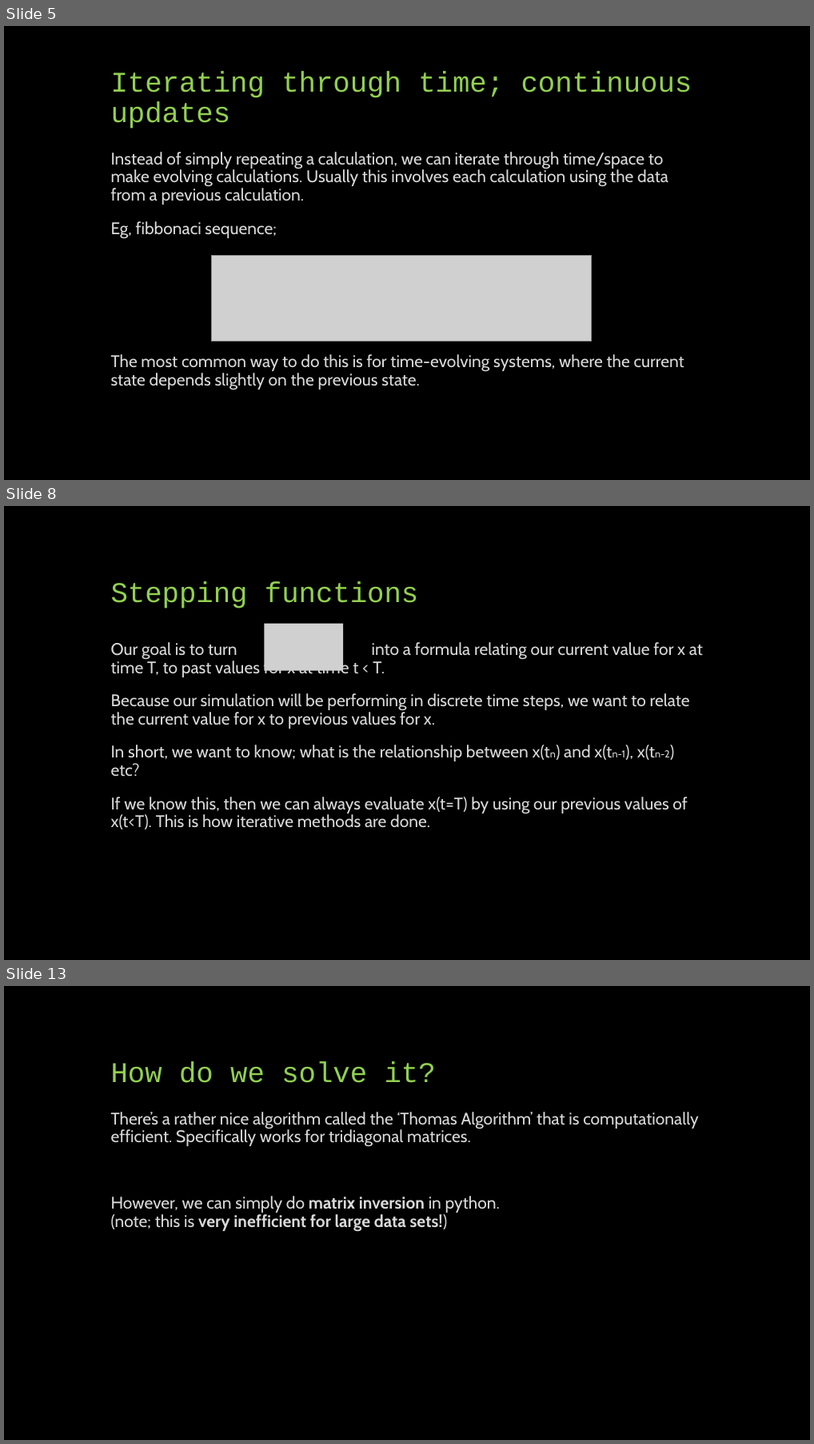
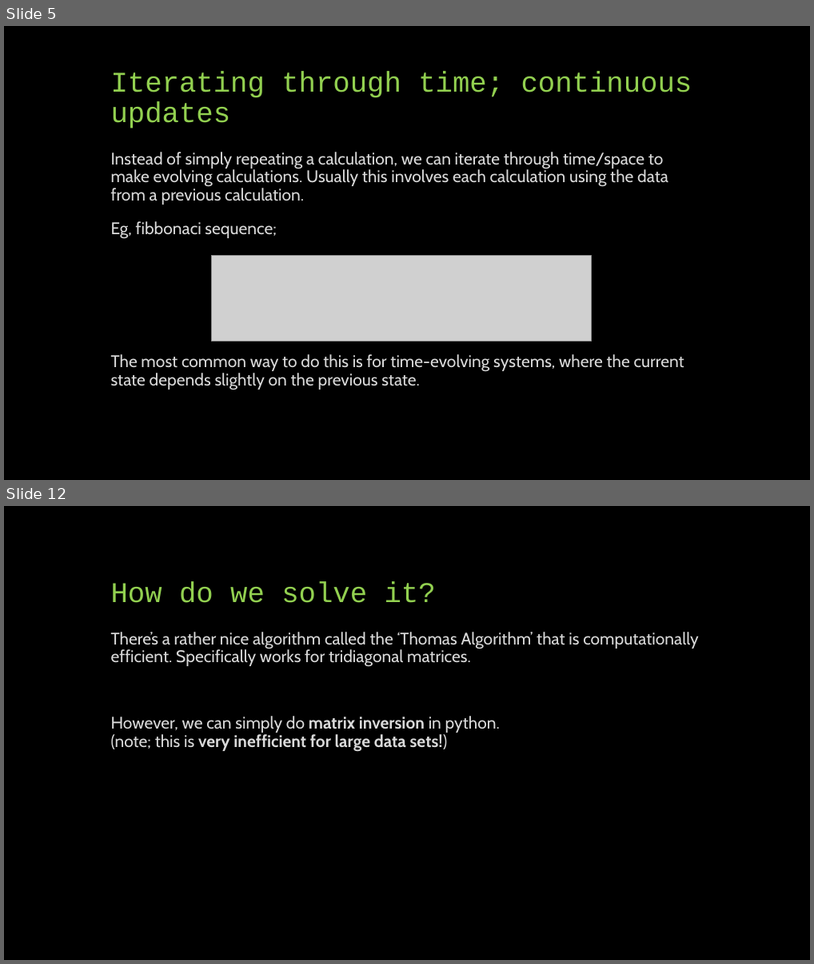
Before and after one commit to phys3112/Tutorials-with-Matt, a slide deck: Tutorial 5 Iterative methods.pptx. Shown one above the other, each under a label of ours: slides 5, 8 and 13 before the commit, slides 5 and 12 after it; the slides between them are not shown. The pictures are 814x1444 and 814x964 pixels, drawn with LibreOffice and Linux fonts; fonts in the diff are those of the drawing; grey boxes stand for pictures. Boxes give left, top, right and bottom in pixels: in the first picture for what was removed or moved away, otherwise in the second. Text is boxed around its words. In the diff, an @@ line names an element or a change of style, - is before the commit and + after.

```diff
--- a/Tutorial 5 Iterative methods.pptx
+++ b/Tutorial 5 Iterative methods.pptx
@@ slide 8 removed at bbox=[4, 506, 810, 960], background #000000 @@
@@ title removed at bbox=[111, 582, 418, 608] @@
-Stepping functions
@@ picture removed at bbox=[264, 624, 343, 671] @@
@@ text removed at bbox=[111, 642, 703, 829] @@
-Our goal is to turn into a formula relating our current value for x at time T, to past values for x at time t < T.
-Because our simulation will be performing in discrete time steps, we want to relate the current value for x to previous values for x.
-In short, we want to know; what is the relationship between x(tn) and x(tn-1), x(tn-2) etc?
-If we know this, then we can always evaluate x(t=T) by using our previous values of x(t<T). This is how iterative methods are done.
@@ what was slide 13 is now slide 12 @@
```
Also in this commit, not shown: 8 slides changed, 1 slide added, 1 other slide removed, 1 other file.
